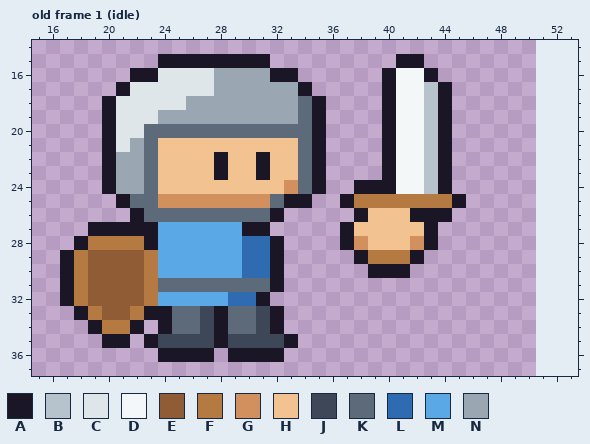
One commit to this pixel-art file: art/warrior.aseprite. The picture above is the old version.
36x32 pixels, 1 frame. Shown: old frame 1 (idle): x 15..53, y 14..37. The old version is drawn lined up with the new one, on the new canvas. The commit also changed other frames, which this record leaves out.
Palette (. is transparent): A #1b1626  B #b6c2cc  C #dfe6ea  D #f4f7f8  E #8f5c35  F #b47a42  G #d2905f  H #f2c391  J #3d4757  K #5d6a7a  L #2f6bb0  M #5aa9e6  N #9aa7b3
Pixels before, old frame 1 (idle), first column x 17:
15 .......AAAAAAAA.........AA...
16 .....AACCCCNNNNAA......ADDA..
17 ....ACCCCCCNNNNNNA.....ADDBA.
18 ...ACCCCCNNNNNNNNKA....ADDBA.
19 ...ACCCNNNNNNNNNNKA....ADDBA.
20 ...ACCKKKKKKKKKKKKA....ADDBA.
21 ...ACNKHHHHHHHHHHKA....ADDBA.
22 ...ANNKHHHHAHHAHHKA....ADDBA.
23 ...ANNKHHHHAHHAHHKA....ADDBA.
24 ...ANNKHHHHHHHHHGKA..AAADDBA.
25 ....AKKGGGGGGGGKAA..AFFFFFFFA
26 .....AKKKKKKKKKA.....AHHHAAA.
27 ..AAAAAMMMMMMAA.....AHHHHHA..
28 .AFFFFAMMMMMMLLA....AGHHHGA..
29 AFEEEEFMMMMMMLLA.....AFFFA...
30 AFEEEEFMMMMMMLLA......AAA....
31 AFEEEEFKKKKKKKKA.............
32 AFEEEEFMMMMMLLA..............
33 .AFEEFAAKKJAKKJA.............
34 ..AFFA.AKKJAKKJA.............
35 ...AA.AJJJJAJJJJA............
36 .......AAAA.AAAA.............
New version:
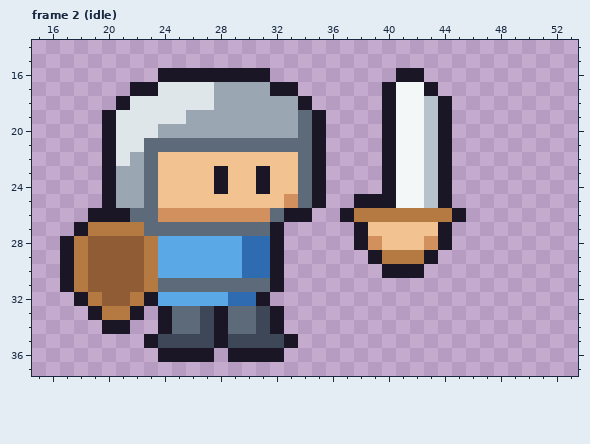
A new or re-ordered frame is compared with the old frame closest to it.
What changed:
canvas 36x32 -> 56x40, the old top-left corner now at 15,7
frames 1 -> 7
Changed rows in their new state; - is an unchanged pixel.
Frame 2 (idle) is new; against old frame 1 (idle):
first column x 17:
15 -------........---------..---
16 -----..AAAAAAAA..------.AA.--
17 ----.AA--------AA.--------A.-
18 ---.A----CC------A.----------
19 -------CC--------------------
20 ------CNNNNNNNNNN------------
21 -----C-KKKKKKKKKK------------
22 ----C------H--H--------------
24 -----------A--A-H----..------
25 ---ANN-HHHHHHHHHGKA-.AAADDBA.
26 --AAAK-GGGGGGGGKAA--AFFFFFFFA
27 -AFFFFKKKKKKKKKA----.A----HA-
28 AFEEEEF-------------.AG--HGA-
29 ---------------------.A--FA--
30 ----------------------.--A---
32 .AF--FA----------------------
33 -.AFFA.----------------------
34 --.AA.-----------------------
35 ---..------------------------
Where, in picture pixels (left, top, right, bottom), the same in both pictures:
changed: (60, 54, 466, 278)
changed: (60, 292, 158, 348)
